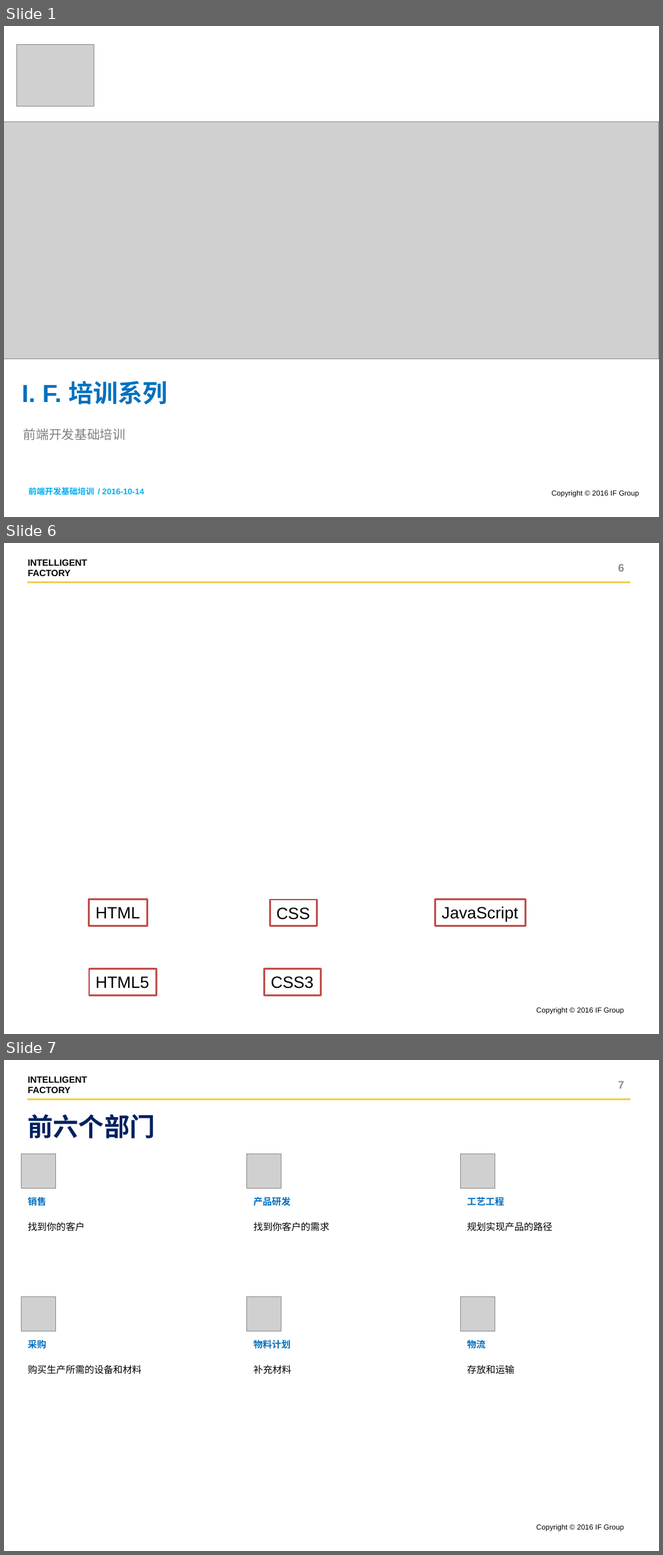
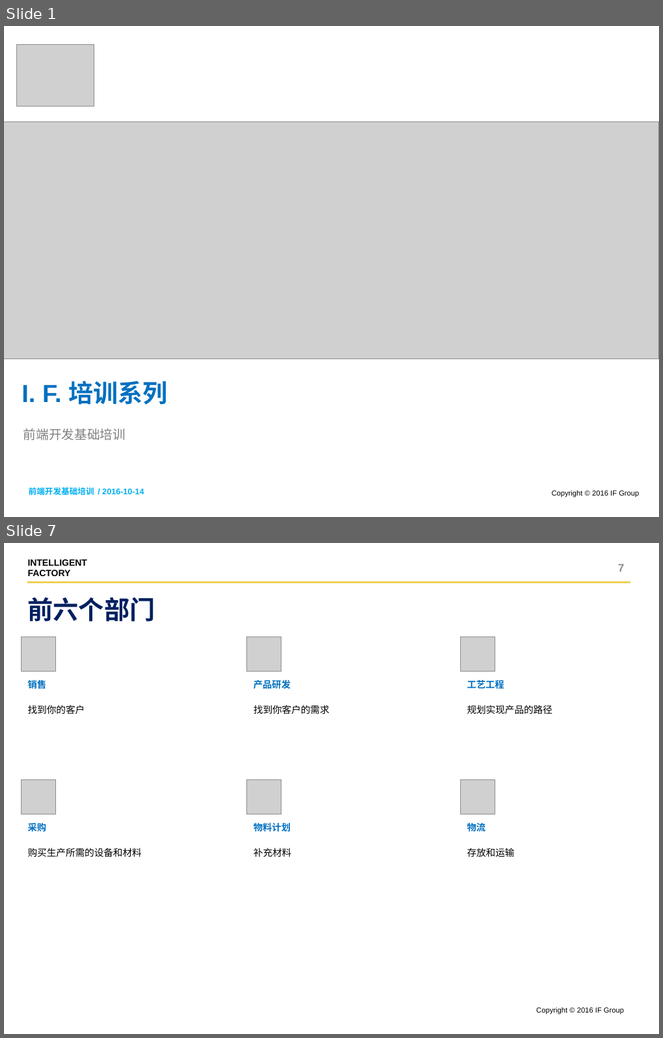
Before and after one commit to shentianyi/CompanyCource, a slide deck: CodeMonkey/cs05 UI前端/UI设计.pptx. Shown one above the other, each under a label of ours: slides 1, 6 and 7 before the commit, slides 1 and 7 after it; the slides between them are not shown. The pictures are 663x1555 and 663x1038 pixels, drawn with LibreOffice and Linux fonts; fonts in the diff are those of the drawing; grey boxes stand for pictures. Boxes give left, top, right and bottom in pixels: in the first picture for what was removed or moved away, otherwise in the second. Text is boxed around its words. In the diff, an @@ line names an element or a change of style, - is before the commit and + after.

```diff
--- a/CodeMonkey/cs05 UI前端/UI设计.pptx
+++ b/CodeMonkey/cs05 UI前端/UI设计.pptx
@@ slide 6 removed at (4, 543, 659, 1034), background #FFFFFF; not listed: 3 template elements that a slide beside it also shows @@
@@ page number removed at (618, 564, 624, 572) @@
-6
@@ rectangle removed at (89, 899, 148, 926) @@
-HTML
@@ rectangle removed at (270, 900, 317, 927) @@
-CSS
@@ rectangle removed at (436, 899, 526, 926) @@
-JavaScript
@@ rectangle removed at (89, 969, 157, 996) @@
-HTML5
@@ rectangle removed at (265, 969, 321, 996) @@
-CSS3
```
Also in this commit, not shown: 4 slides changed, 1 slide added, 1 other file.
